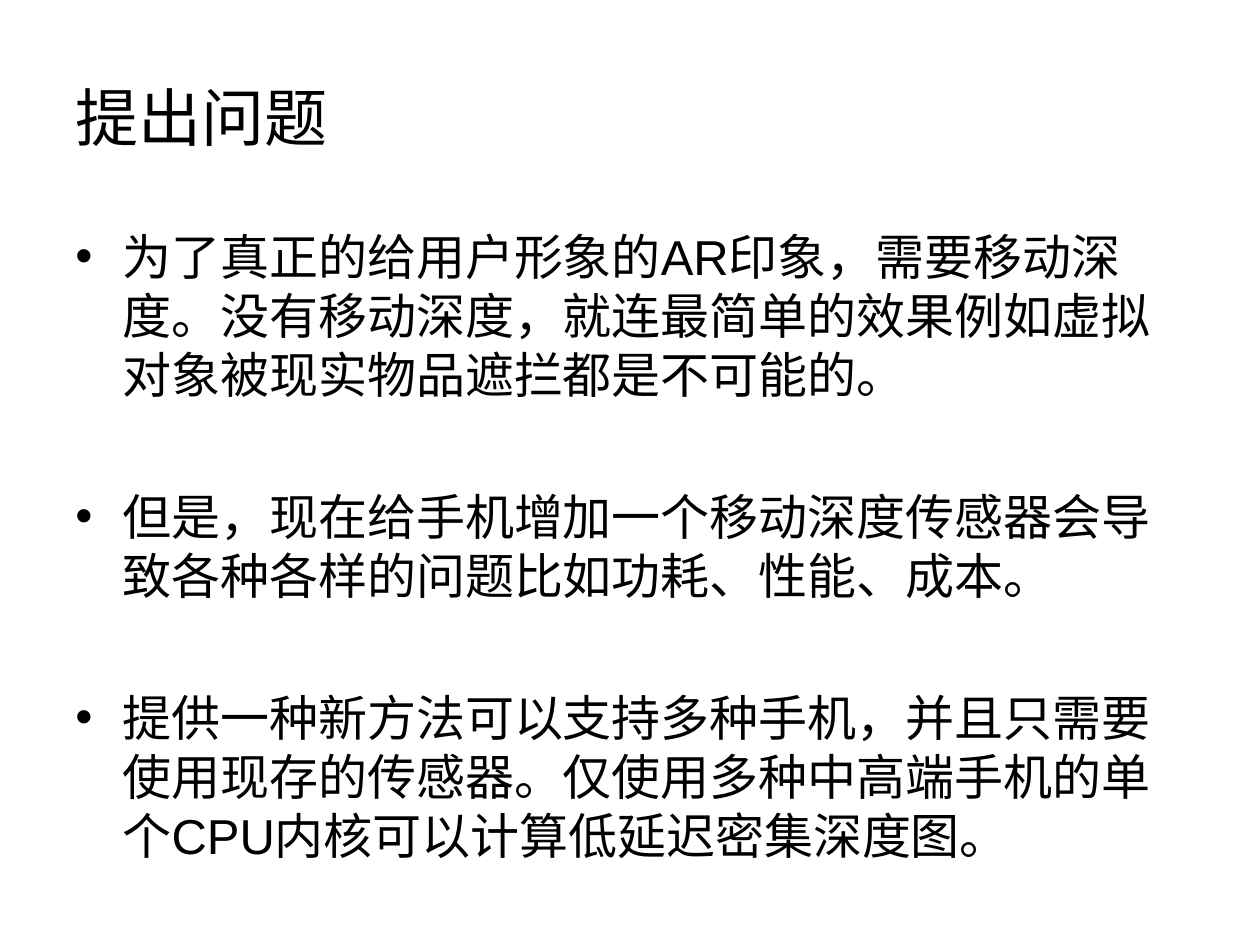
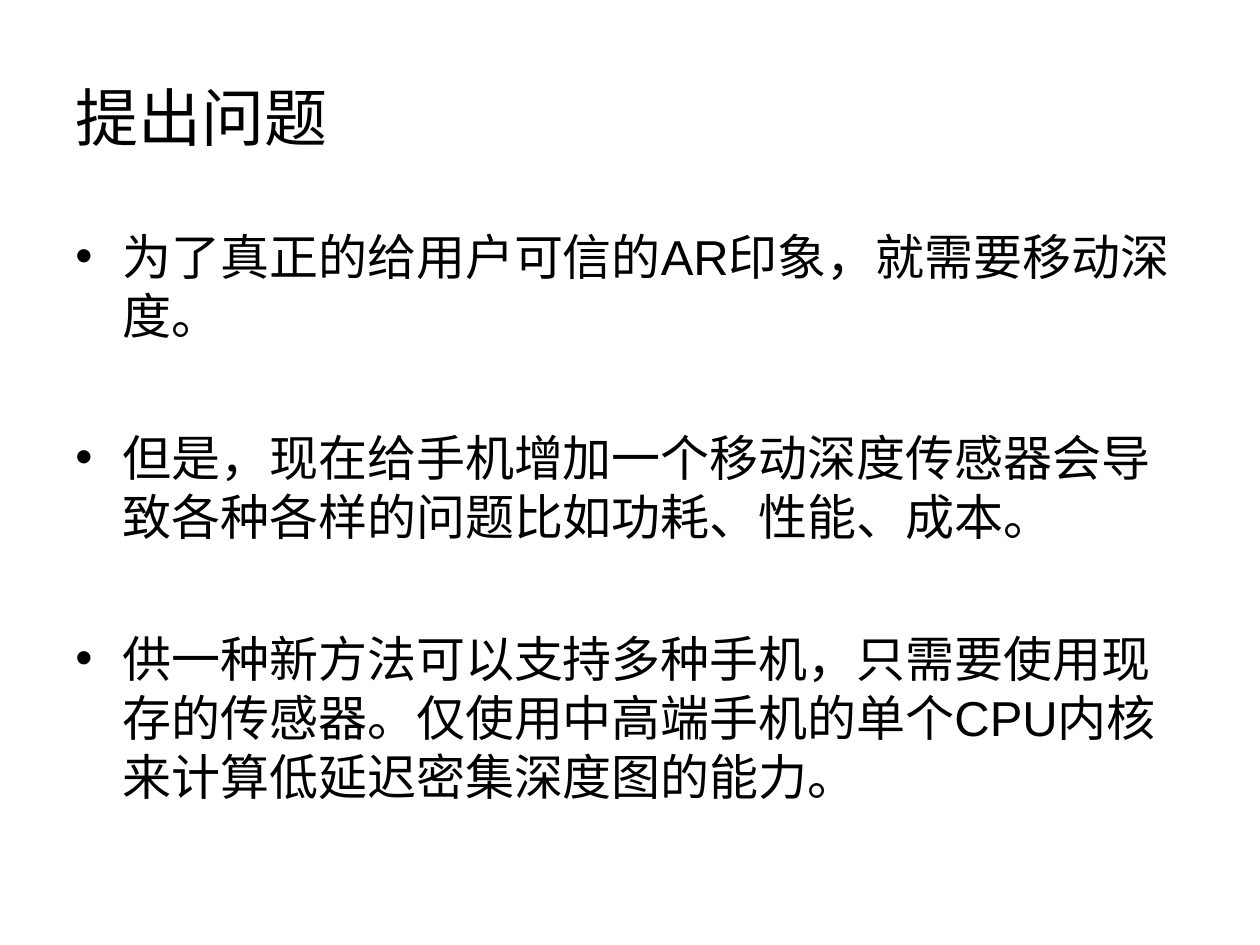
Before and after one commit to 5lyTher1n/graphics2019, a slide deck: slide 2 of 21960540侯保蕾/读书报告/读书报告.ppt. Drawn at 1260x945 pixels with LibreOffice and Linux fonts; fonts in the diff are those of the drawing; background and template pictures are left out. Boxes give left, top, right and bottom in pixels: in the first picture for what was removed or moved away, otherwise in the second. Text is boxed around its words. In the diff, an @@ line names an element or a change of style, - is before the commit and + after.

```diff
--- a/21960540侯保蕾/读书报告/读书报告.ppt
+++ b/21960540侯保蕾/读书报告/读书报告.ppt
@@ text at (123, 233, 1170, 338): text changed @@
-• 为了真正的给用户形象的AR印象，需要移动深度。没有移动深度，就连最简单的效果例如虚拟对象被现实物品遮拦都是不可能的。
+• 为了真正的给用户可信的AR印象，就需要移动深度。
@@ text at (123, 635, 1156, 799): text changed @@
-• 提供一种新方法可以支持多种手机，并且只需要使用现存的传感器。仅使用多种中高端手机的单个CPU内核可以计算低延迟密集深度图。
+• 供一种新方法可以支持多种手机，只需要使用现存的传感器。仅使用中高端手机的单个CPU内核来计算低延迟密集深度图的能力。
```
Also in this commit, not shown: 7 other slides changed, 1 slide removed, 1 other file.
